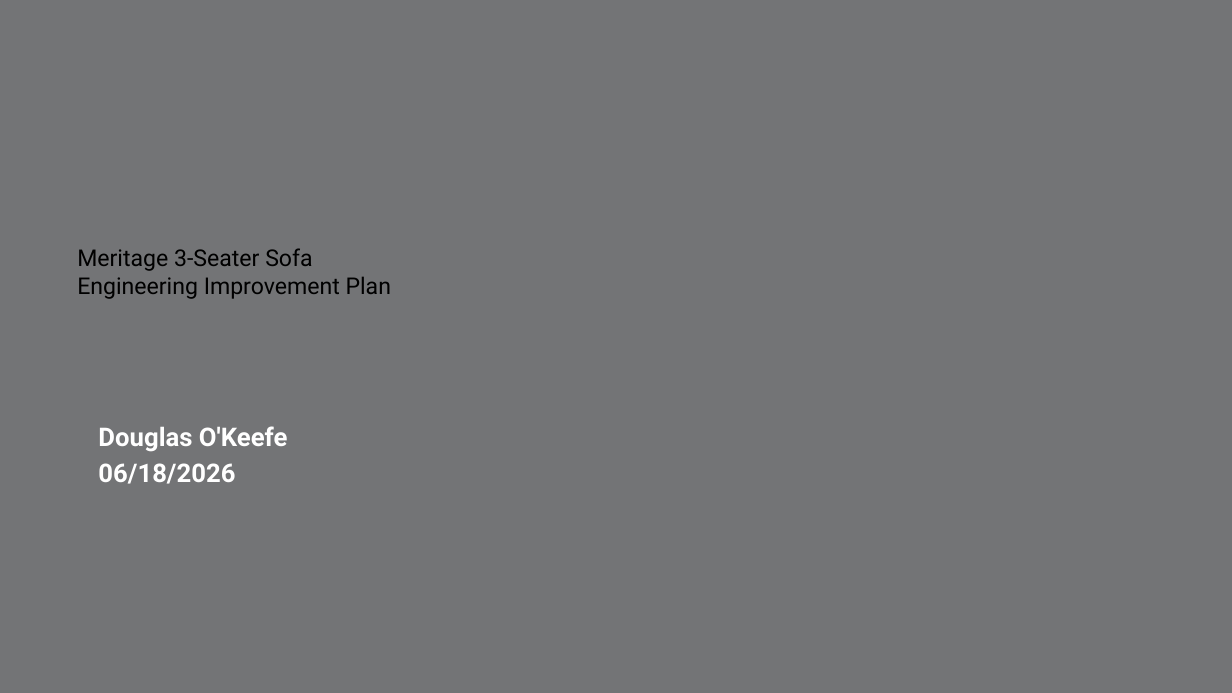
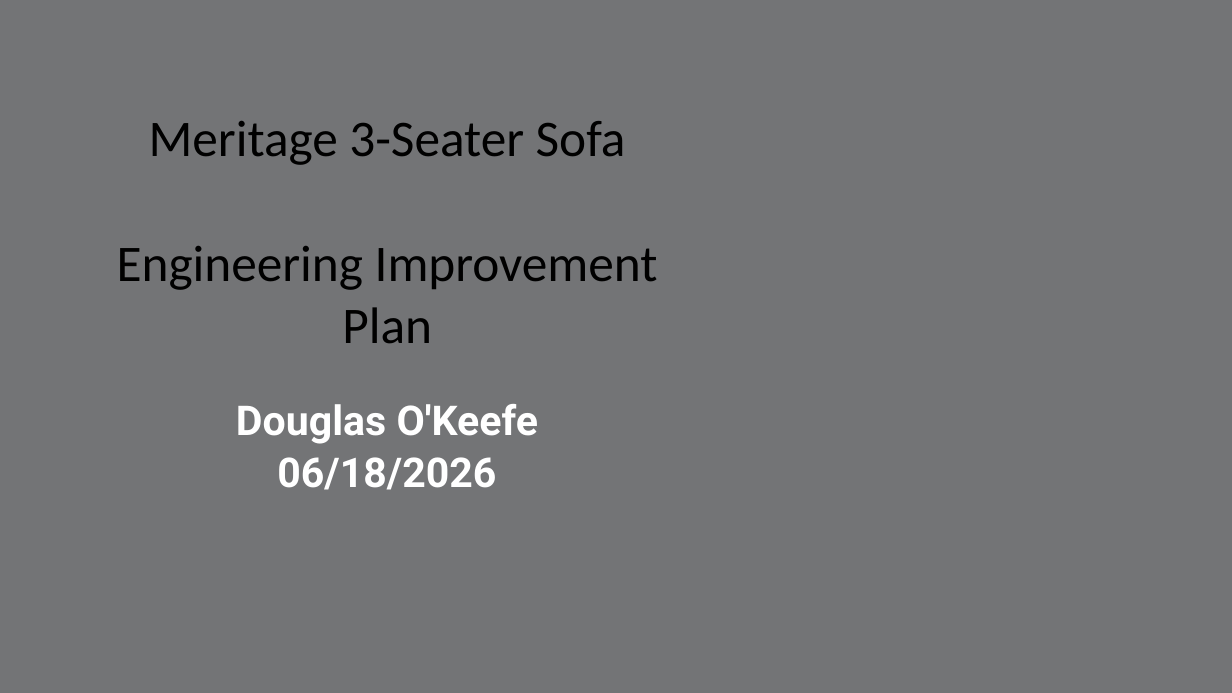
Before and after one commit to macokeefe/claude-code-system, a slide deck: slide 1 of standard-work/standalone/Meritage_Engineering_Improvements.pptx. Drawn at 1232x693 pixels with LibreOffice and Linux fonts; fonts in the diff are those of the drawing; background and template pictures are left out. Boxes give left, top, right and bottom in pixels: in the first picture for what was removed or moved away, otherwise in the second. Text is boxed around its words. In the diff, an @@ line names an element or a change of style, - is before the commit and + after.

```diff
--- a/standard-work/standalone/Meritage_Engineering_Improvements.pptx
+++ b/standard-work/standalone/Meritage_Engineering_Improvements.pptx
@@ text "Meritage 3-Seater Sofa": place and size @@
-text "Meritage 3-Seater Sofa" at bbox=[77, 248, 391, 299]
+text "Meritage 3-Seater Sofa" at bbox=[117, 121, 658, 344]
@@ text "Meritage 3-Seater Sofa" at bbox=[117, 121, 658, 344]: size 18 to 40 pt, font Roboto to Calibri; alignment left to centre @@
@@ text "Douglas O'Keefe": place and size @@
-text "Douglas O'Keefe" at bbox=[98, 426, 287, 484]
+text "Douglas O'Keefe" at bbox=[236, 404, 538, 490]
@@ text "Douglas O'Keefe" at bbox=[236, 404, 538, 490]: size 20 to 32 pt; alignment left to centre @@
```
Also in this commit, not shown: 9 other slides changed, 2 slides added, 4 slides removed.
